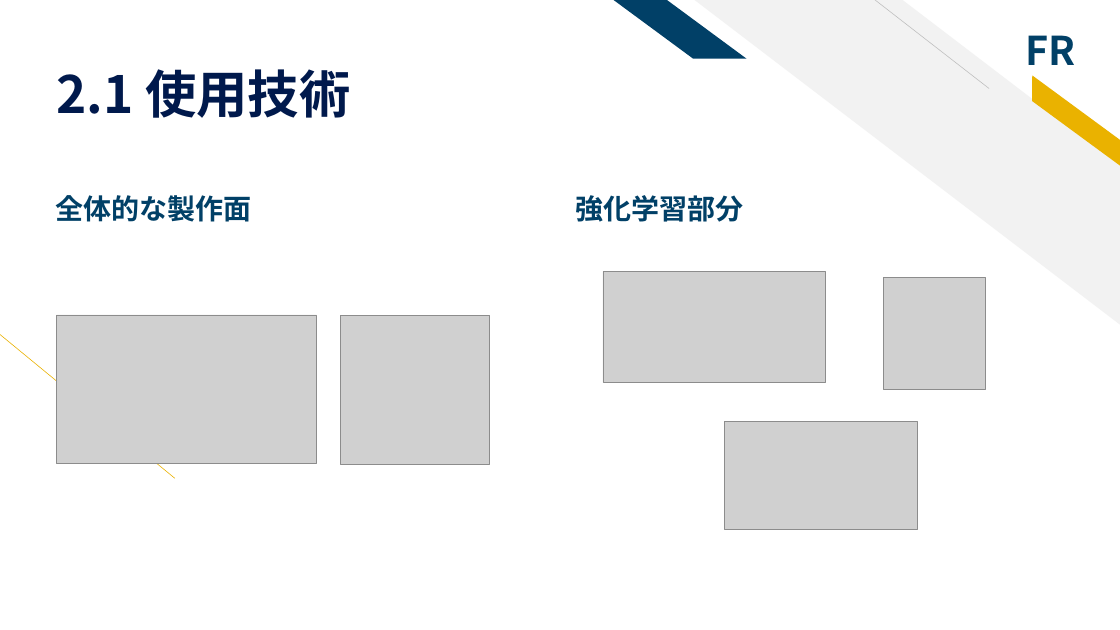
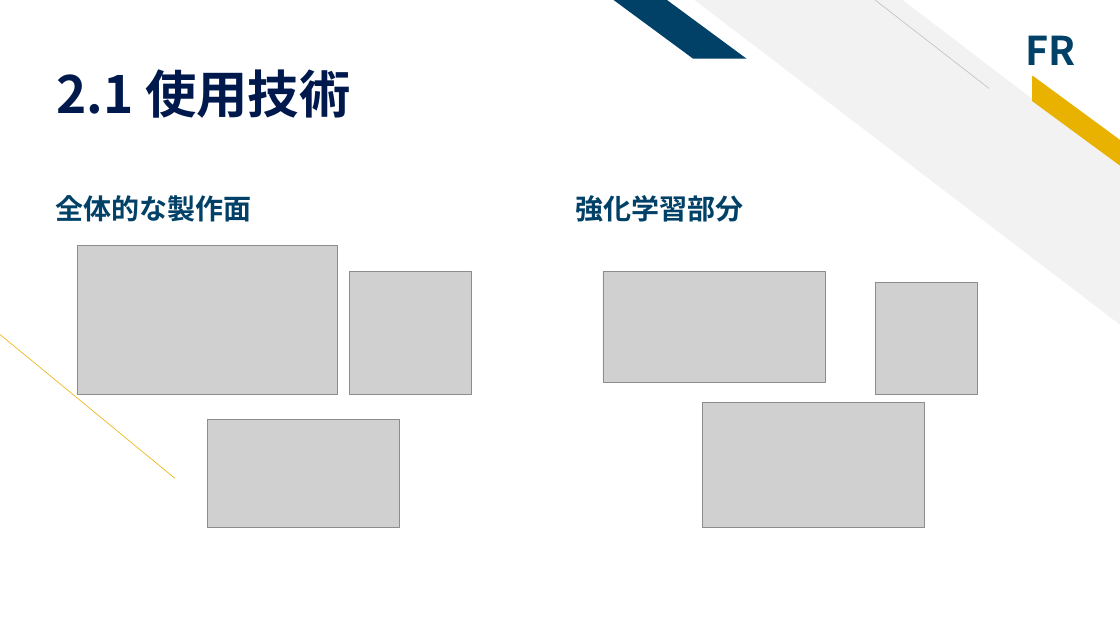
Before and after one commit to tsyu12345/NU-GraduateReport, a slide deck: slide 7 of 卒業研究最終発表.pptx. Drawn at 1120x630 pixels with LibreOffice and Linux fonts; fonts in the diff are those of the drawing; grey boxes stand for pictures. Boxes give left, top, right and bottom in pixels: in the first picture for what was removed or moved away, otherwise in the second. Text is boxed around its words. In the diff, an @@ line names an element or a change of style, - is before the commit and + after.

```diff
--- a/卒業研究最終発表.pptx
+++ b/卒業研究最終発表.pptx
@@ picture: place and size @@
-picture at (57, 315, 317, 464)
+picture at (77, 245, 337, 394)
@@ picture: place and size @@
-picture at (341, 315, 491, 465)
+picture at (350, 271, 472, 394)
@@ picture: place and size @@
-picture at (883, 277, 986, 389)
+picture at (875, 282, 978, 394)
@@ picture added at (702, 403, 925, 528) @@
@@ picture: place and size @@
-picture at (725, 422, 918, 529)
+picture at (208, 420, 400, 528)
```
Also in this commit, not shown: 3 other slides changed, 1 slide removed, 19 other files.
